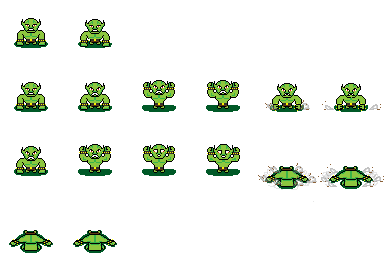
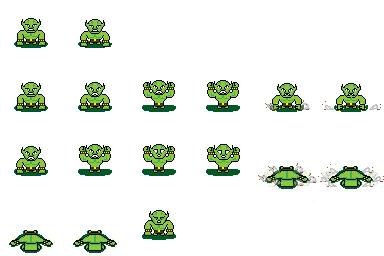
Revision of a layered 384px x 256px image; what changed, layer by layer:
added layer "Layer 1" above "Idle 2" over (x1=142, y1=210, x2=176, y2=240)
